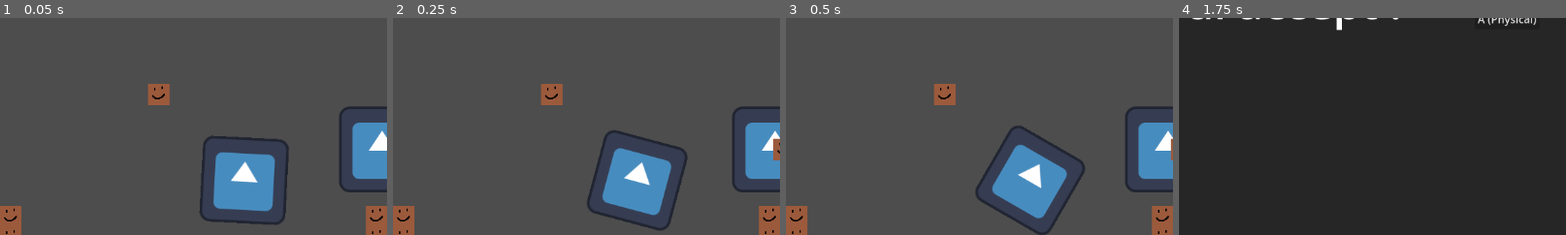
Above: before the commit, frames 1-4 (left to right).
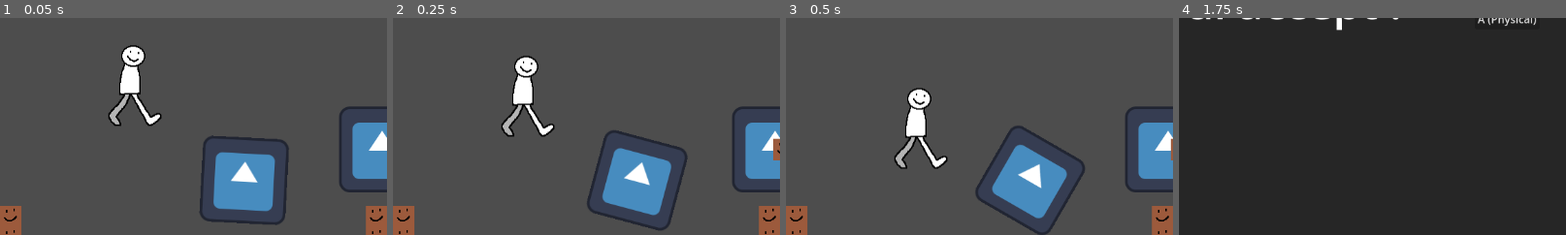
Above: after the commit, the same moments.

Repository: kaitaobenson/Dunebound
Game: Godot game, scene res://Scenes/Main.tscn
The game is run twice, just before and just after one commit, with the same random seed, the same clock (stepped at 60 frames per second) and the same inputs. The engine's default icon, where the game draws it, is replaced by a stand-in: a white triangle on a blue panel in a dark square.
Inputs:
- Up to frame 1 (0.05 s): no input
- Up to frame 2 (0.25 s): no input
- Up to frame 3 (0.5 s): no input
- Up to frame 4 (1.75 s): hold Right (move-right) 0.53-1.25 s; tap = (openKeybindUI) at 0.6 s; tap A (ui_accept) at 0.77 s; click "Equal (Physical)" at 1.25 s
The pictures show only the part of the screen within x 0-50%, y 41-91%; the shares and areas given below are measured in that part.

The runs differ from the first frame. In frame 1, 2.5% of the frame differs, in the area x 28-44%, y 12-50%; in frame 2, 2.5%; in frame 3, 2.5%; in frame 4, nothing differs.
Error before the commit: Attempt to call function 'stop' in base 'null instance' on a null instance. (res://Scripts/CharacterBody2D.gd:32)

Commit message:
Clean up and fix animation

Diff:
--- a/KaiTest3/Scenes/Main.tscn
+++ b/KaiTest3/Scenes/Main.tscn
@@ -1,8 +1,9 @@
-[gd_scene load_steps=12 format=3 uid="uid://bfyyn42ksngl"]
+[gd_scene load_steps=25 format=3 uid="uid://bfyyn42ksngl"]
 
 [ext_resource type="Texture2D" uid="uid://bv056h1kioqs5" path="res://Assets/Textures/pixil-frame-0.png" id="1_mpd0d"]
 [ext_resource type="Script" path="res://Scripts/CharacterBody2D.gd" id="2_44nkk"]
 [ext_resource type="Script" path="res://Scripts/keybindLoader.gd" id="3_cnpip"]
+[ext_resource type="Texture2D" uid="uid://b71wd0v54lri5" path="res://Walk_amination.png" id="3_eh27g"]
 [ext_resource type="PackedScene" uid="uid://oqb4x3h5pj8" path="res://Scenes/gun.tscn" id="4_g0evl"]
 [ext_resource type="Script" path="res://Scripts/keybindUIOpenerTest.gd" id="5_grjk8"]
 [ext_resource type="Script" path="res://Scripts/UIgenerator.gd" id="6_bt4hm"]
@@ -23,8 +24,110 @@
 sources/0 = SubResource("TileSetAtlasSource_jd2el")
 
 [sub_resource type="CapsuleShape2D" id="CapsuleShape2D_hb2my"]
-radius = 15.0
-height = 34.0
+radius = 25.0
+height = 116.0
+
+[sub_resource type="Animation" id="Animation_u8ndm"]
+resource_name = "Walk"
+length = 0.8
+loop_mode = 1
+tracks/0/type = "value"
+tracks/0/imported = false
+tracks/0/enabled = true
+tracks/0/path = NodePath("AnimatedSprite2D:frame")
+tracks/0/interp = 1
+tracks/0/loop_wrap = true
+tracks/0/keys = {
+"times": PackedFloat32Array(0, 0.1, 0.2, 0.3, 0.4, 0.5, 0.6, 0.7),
+"transitions": PackedFloat32Array(1, 1, 1, 1, 1, 1, 1, 1),
+"update": 1,
+"values": [0, 1, 2, 3, 4, 5, 6, 7]
+}
+
+[sub_resource type="Animation" id="Animation_0yh4g"]
+length = 0.001
+tracks/0/type = "value"
+tracks/0/imported = false
+tracks/0/enabled = true
+tracks/0/path = NodePath("AnimatedSprite2D:frame")
+tracks/0/interp = 1
+tracks/0/loop_wrap = true
+tracks/0/keys = {
+"times": PackedFloat32Array(0),
+"transitions": PackedFloat32Array(1),
+"update": 1,
+"values": [0]
+}
+
+[sub_resource type="AnimationLibrary" id="AnimationLibrary_8cw2a"]
+_data = {
+"RESET": SubResource("Animation_0yh4g"),
+"Walk": SubResource("Animation_u8ndm")
+}
+
+[sub_resource type="AtlasTexture" id="AtlasTexture_7mjbo"]
+atlas = ExtResource("3_eh27g")
+region = Rect2(0, 0, 96, 128)
+
+[sub_resource type="AtlasTexture" id="AtlasTexture_klhkc"]
+atlas = ExtResource("3_eh27g")
+region = Rect2(96, 0, 96, 128)
+
+[sub_resource type="AtlasTexture" id="AtlasTexture_38dxo"]
+atlas = ExtResource("3_eh27g")
+region = Rect2(192, 0, 96, 128)
+
+[sub_resource type="AtlasTexture" id="AtlasTexture_1uw0i"]
+atlas = ExtResource("3_eh27g")
+region = Rect2(288, 0, 96, 128)
+
+[sub_resource type="AtlasTexture" id="AtlasTexture_mf32q"]
+atlas = ExtResource("3_eh27g")
+region = Rect2(384, 0, 96, 128)
+
+[sub_resource type="AtlasTexture" id="AtlasTexture_xx3q0"]
+atlas = ExtResource("3_eh27g")
+region = Rect2(480, 0, 96, 128)
+
+[sub_resource type="AtlasTexture" id="AtlasTexture_g66lj"]
+atlas = ExtResource("3_eh27g")
+region = Rect2(576, 0, 96, 128)
+
+[sub_resource type="AtlasTexture" id="AtlasTexture_eg5u5"]
+atlas = ExtResource("3_eh27g")
+region = Rect2(672, 0, 96, 128)
+
+[sub_resource type="SpriteFrames" id="SpriteFrames_dpc2o"]
+animations = [{
+"frames": [{
+"duration": 1.0,
+"texture": SubResource("AtlasTexture_7mjbo")
+}, {
+"duration": 1.0,
+"texture": SubResource("AtlasTexture_klhkc")
+}, {
+"duration": 1.0,
+"texture": SubResource("AtlasTexture_38dxo")
+}, {
+"duration": 1.0,
+"texture": SubResource("AtlasTexture_1uw0i")
+}, {
+"duration": 1.0,
+"texture": SubResource("AtlasTexture_mf32q")
+}, {
+"duration": 1.0,
+"texture": SubResource("AtlasTexture_xx3q0")
+}, {
+"duration": 1.0,
+"texture": SubResource("AtlasTexture_g66lj")
+}, {
+"duration": 1.0,
+"texture": SubResource("AtlasTexture_eg5u5")
+}],
+"loop": true,
+"name": &"default",
+"speed": 5.0
+}]
 
 [node name="Node2D" type="Node2D"]
 
@@ -39,12 +142,17 @@
 script = ExtResource("2_44nkk")
 
 [node name="CollisionShape2D" type="CollisionShape2D" parent="Player"]
-position = Vector2(135, 377)
+position = Vector2(98, 367)
 shape = SubResource("CapsuleShape2D_hb2my")
 
-[node name="Sprite2D" type="Sprite2D" parent="Player"]
-position = Vector2(136, 378)
-texture = ExtResource("1_mpd0d")
+[node name="AnimationPlayer" type="AnimationPlayer" parent="Player"]
+libraries = {
+"": SubResource("AnimationLibrary_8cw2a")
+}
+
+[node name="AnimatedSprite2D" type="AnimatedSprite2D" parent="Player"]
+position = Vector2(97, 366)
+sprite_frames = SubResource("SpriteFrames_dpc2o")
 
 [node name="keybindHandler" type="Node" parent="."]
 script = ExtResource("3_cnpip")
--- a/KaiTest3/Scripts/CharacterBody2D.gd
+++ b/KaiTest3/Scripts/CharacterBody2D.gd
@@ -13,6 +13,8 @@
 
 func ready():
 	pass;
+
+# WALK
 func _physics_process(delta):
 	# Add the gravity.
 	if not is_on_floor():
@@ -22,9 +24,6 @@
 	if Input.is_action_just_pressed("ui_accept") and is_on_floor():
 		velocity.y = JUMP_VELOCITY
 
-	# Get the input direction and handle the movement/deceleration.
-	# As good practice, you should replace UI actions with custom gameplay actions.
-	#its my keybind systems time to shine!
 	var direction = Input.get_axis("ui_left", "move-right")
 
 	#horiz movement
@@ -32,30 +31,30 @@
 		anim.stop()
 
 	if direction == 1:
-		anim.play("Run")
+		anim.play("Walk")
 		animSprite.flip_h = false
 
 		velocity.x = direction * SPEED
 	if direction == -1:
-		anim.play("Run")
+		anim.play("Walk")
 		animSprite.flip_h = true
 
 		velocity.x = direction * SPEED
 	if direction == 0:
 		velocity.x = 0
 
-	if velocity.y > 0:
-		pass;
+	move_and_slide()
 
-	move_and_slide()
 func _hitByBullet(damage:int):
 	print("hit by bullet")
 	doDamage(damage)
+
 func doDamage(damage:int):
 	health = health - damage
 	print(health)
 	if(health<0):
 		die()
+
 func die():
 	self.queue_free()
 	#whatever you wanna do when you die
--- a/KaiTest3/a_gawdd_damn_forking_title_screen_thing_i_guess.tscn
+++ b/KaiTest3/a_gawdd_damn_forking_title_screen_thing_i_guess.tscn
@@ -4,7 +4,7 @@
 [ext_resource type="Script" path="res://logoDisplayHandler.gd" id="1_y88hk"]
 [ext_resource type="Texture2D" uid="uid://dj5kf2os228eu" path="res://ogpc-team-logo.svg" id="2_uo4h8"]
 
-[node name="aGawddDamnForkingTitleScreenThingIGuess" type="Node2D"]
+[node name="Title Screen" type="Node2D"]
 script = ExtResource("1_acmpq")
 
 [node name="logo" type="Node2D" parent="."]
